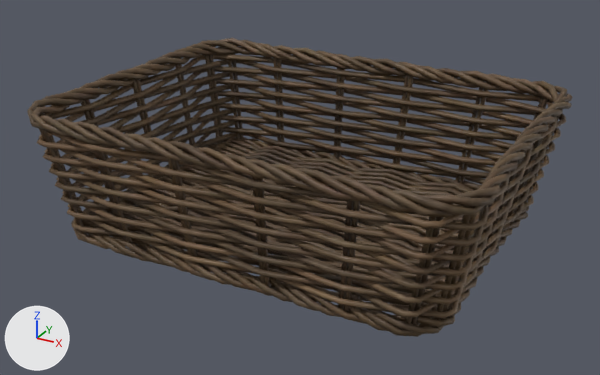
The glTF model public/hata/ph/models/wicker_basket_01/wicker_basket_01_1k.gltf as it was, and as the next commit left it.
Rendered twice from a 50 mm camera at (0.313, -0.58, 0.323) aimed at (-0.001, -0.01, 0.037). Arrows for +X, +Y and +Z are at lower left; the lights stay in place. The picture after the commit comes second. Vertices at exactly the same position are counted once.

In view in the first picture: 'wicker_basket_01'.
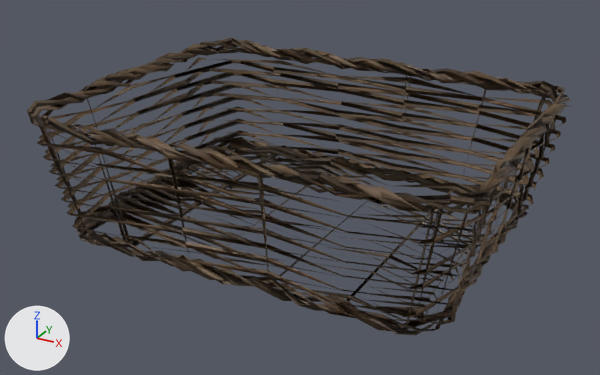
What the commit changed:
me_vert_001 is used by ob_wicker_basket_01; location (0.0, 0.0, 0.0).
me_vert_001 had 11252 vertices, 22276 faces and spanned x -0.192..0.191, y -0.147..0.148, z -0.001..0.117.
me_vert_001 now has 1817 vertices, 2657 faces and spans x -0.192..0.191, y -0.147..0.147, z -0.001..0.116.
me_vert_001 part 1: 24 loose pieces with 288 vertices, spanning x -0.185..0.185, y -0.14..0.14, z 0.006..0.109, are deleted.
me_vert_001 part 2: 1 vertex moved within x -0.146, y 0.125, z 0.009; 9147 vertices removed from x -0.192..0.191, y -0.146..0.148, z -0.001..0.117.

Pixel boxes [x1, y1, x2, y2] of what changed, in the pictures (600 x 375 px):
'wicker_basket_01', reshaped: before [27, 38, 573, 337]; after [27, 38, 571, 335]
part 1 of me_vert_001, deleted (mostly hidden): before [40, 54, 549, 319]
part 2 of me_vert_001, cut back (brown): before [27, 38, 573, 337]
